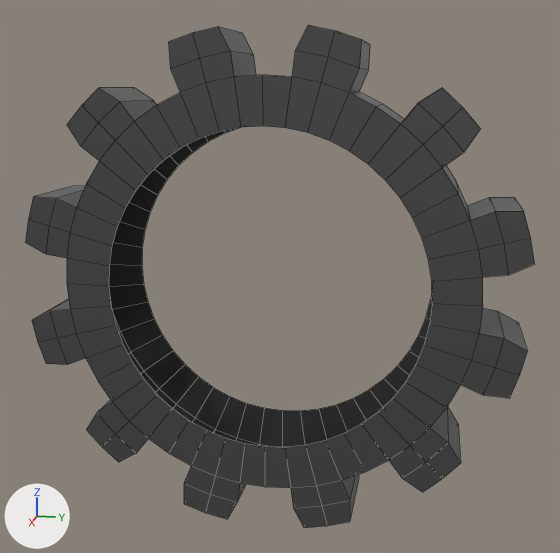
A saved change to the FBX model Reflected/Assets/Models/Gear.fbx.
One viewpoint serves both versions: a 50 mm camera at (3.31, 0.69, 1.95) aimed at (-0.01, 0.03, 1.12). Lighting does not change. The marker at lower left points along +X, +Y and +Z. Mesh edges are drawn as thin lines. Where no turn or scale is listed for an object, it has been applied to the vertices.

Before the edit, the objects in view are built like this:
```python
me_gear = bpy.data.meshes.new('Gear')
me_gear.from_pydata(...)  # 336 vertices, 288 faces; spans x -0.2..0.2, y -1.09..1.09, z -1.09..1.09
me_gear.materials.append(mat_iron)  # dark grey #616161
ob_gear = bpy.data.objects.new('Gear', me_gear)
ob_gear.location = (0.0, 0.0, 1.094)
```
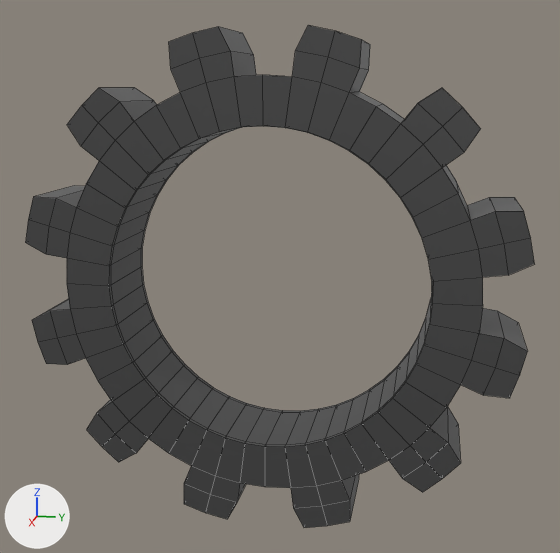
Changed parts and their boxes [x1, y1, x2, y2] in the pictures (560 x 553 px):
part 1 of me_gear, added
    after: [109, 128, 432, 447]

The change, as a list of edits to the scene's bpy script:
```text
Change me_gear:
    used by ob_gear; location = (0.0, 0.0, 1.094)
    remove me_gear.from_pydata(...)  # 336 vertices, 288 faces; spans x -0.2..0.2, y -1.09..1.09, z -1.09..1.09
    add me_gear.from_pydata(...)  # 672 vertices, 720 faces; spans x -0.2..0.2, y -1.09..1.09, z -1.09..1.09
    me_gear part 1: 336 vertices added at x -0.19..0.19, y -1.07..1.07, z -1.07..1.07
```
